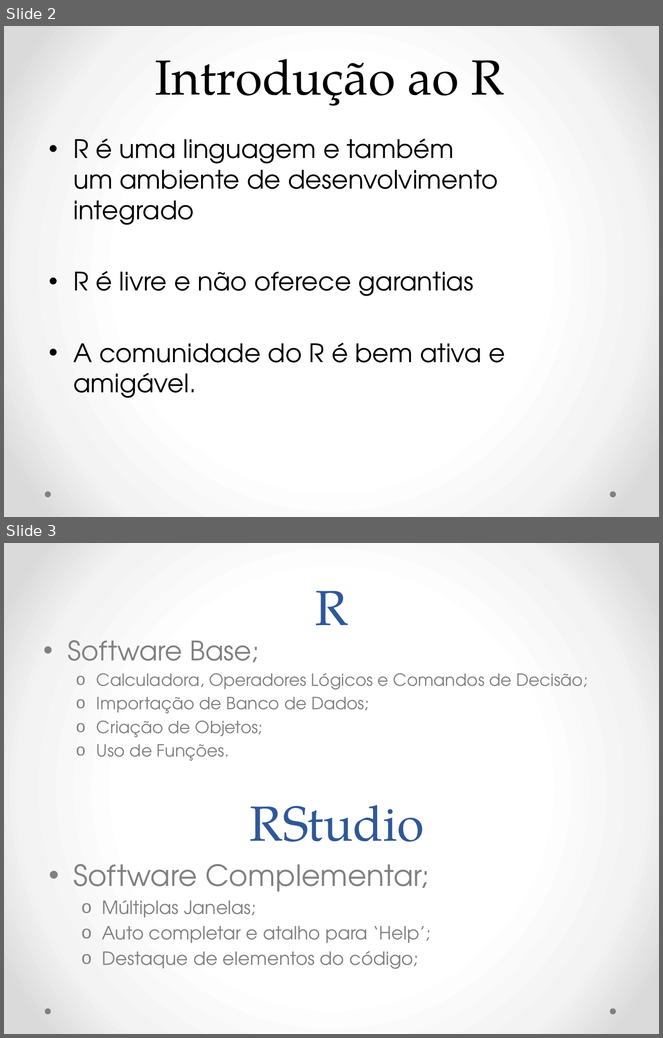
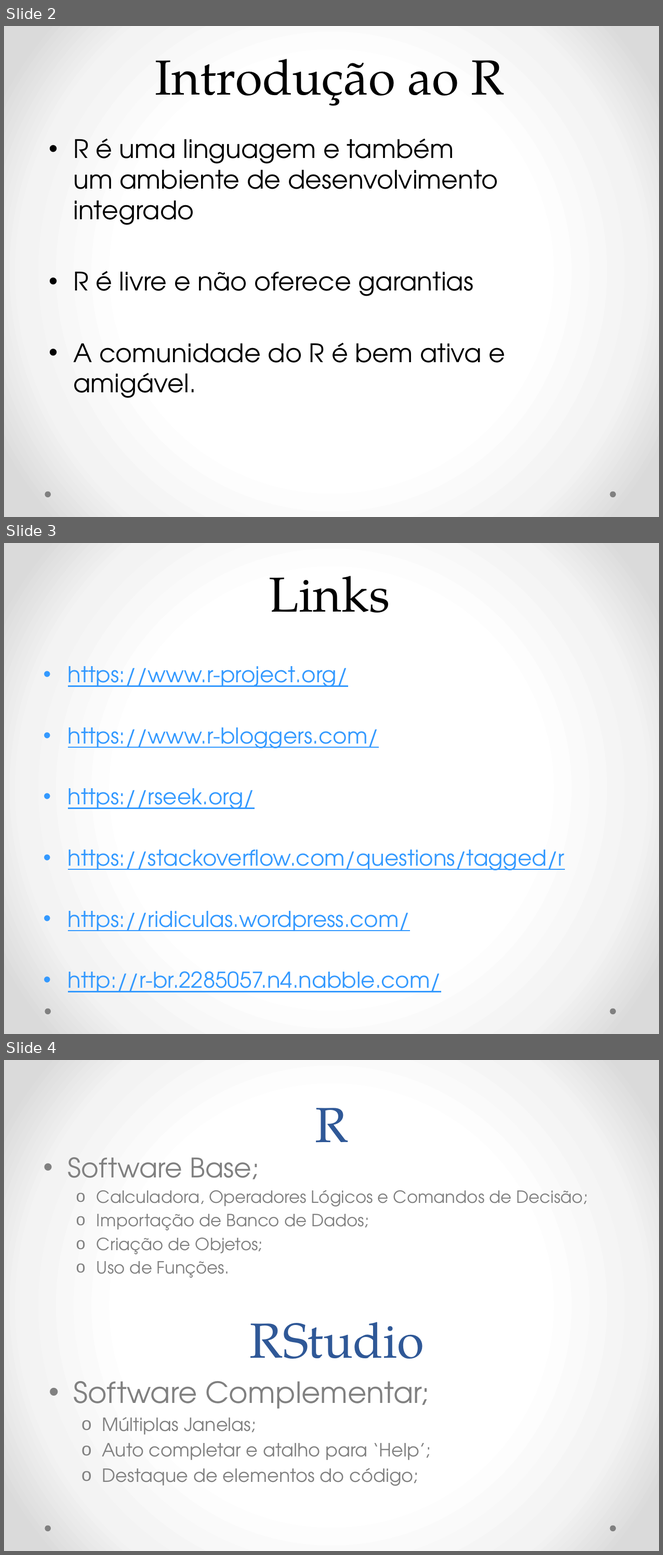
Before and after one commit to vanderfsouza/CursoR, a slide deck: Introdução ao R.pptx. Shown one above the other, each under a label of ours: slides 2 and 3 before the commit, slides 2, 3 and 4 after it. The pictures are 663x1038 and 663x1555 pixels, drawn with LibreOffice and Linux fonts; fonts in the diff are those of the drawing. Boxes give left, top, right and bottom in pixels: in the first picture for what was removed or moved away, otherwise in the second. Text is boxed around its words. In the diff, an @@ line names an element or a change of style, - is before the commit and + after.

```diff
--- a/Introdução ao R.pptx
+++ b/Introdução ao R.pptx
@@ slide 3 added at bbox=[4, 543, 659, 1034], background gradient #FFFFFF to #F4F4F4 to #DADADA; not listed: 2 template elements that a slide beside it also shows @@
@@ title added at bbox=[269, 576, 390, 613], 54 pt, text #000000 @@
+Links
@@ text added at bbox=[68, 666, 565, 993], 24 pt, text #3399FF, underline @@
+• https://www.r-project.org/
+• https://www.r-bloggers.com/
+• https://rseek.org/
+• https://stackoverflow.com/questions/tagged/r
+• https://ridiculas.wordpress.com/
+• http://r-br.2285057.n4.nabble.com/
@@ what was slide 3 is now slide 4 @@
```
Also in this commit, not shown: 7 slides changed, 1 other slide added, 1 slide removed, 1 other file.
